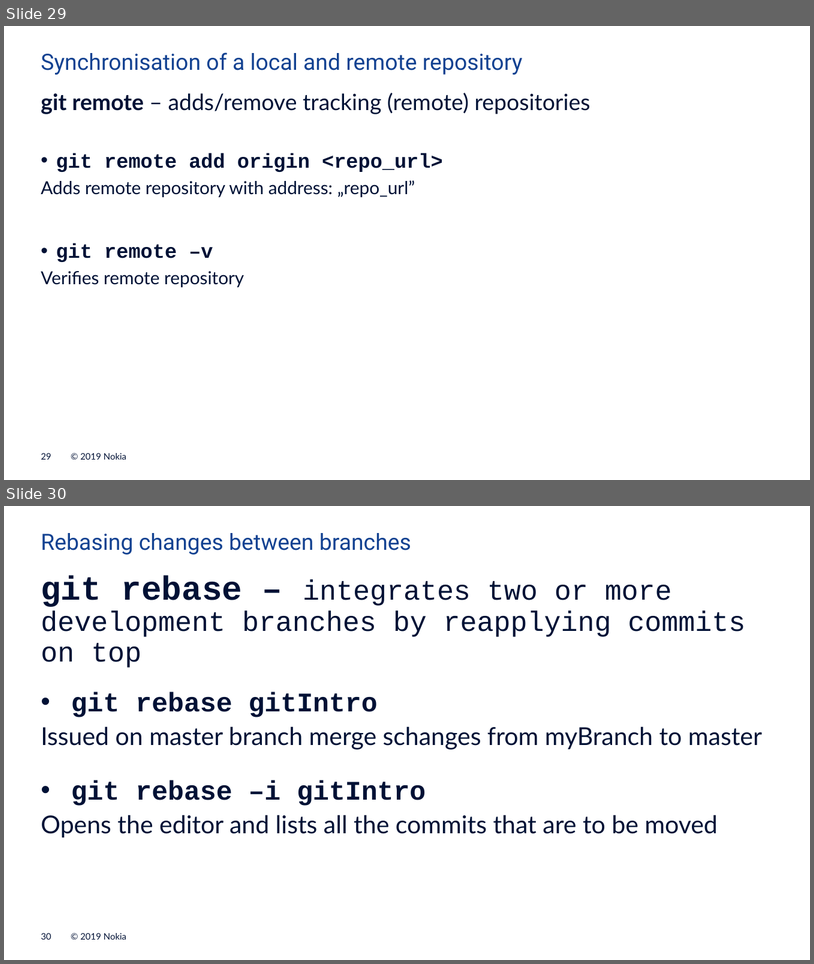
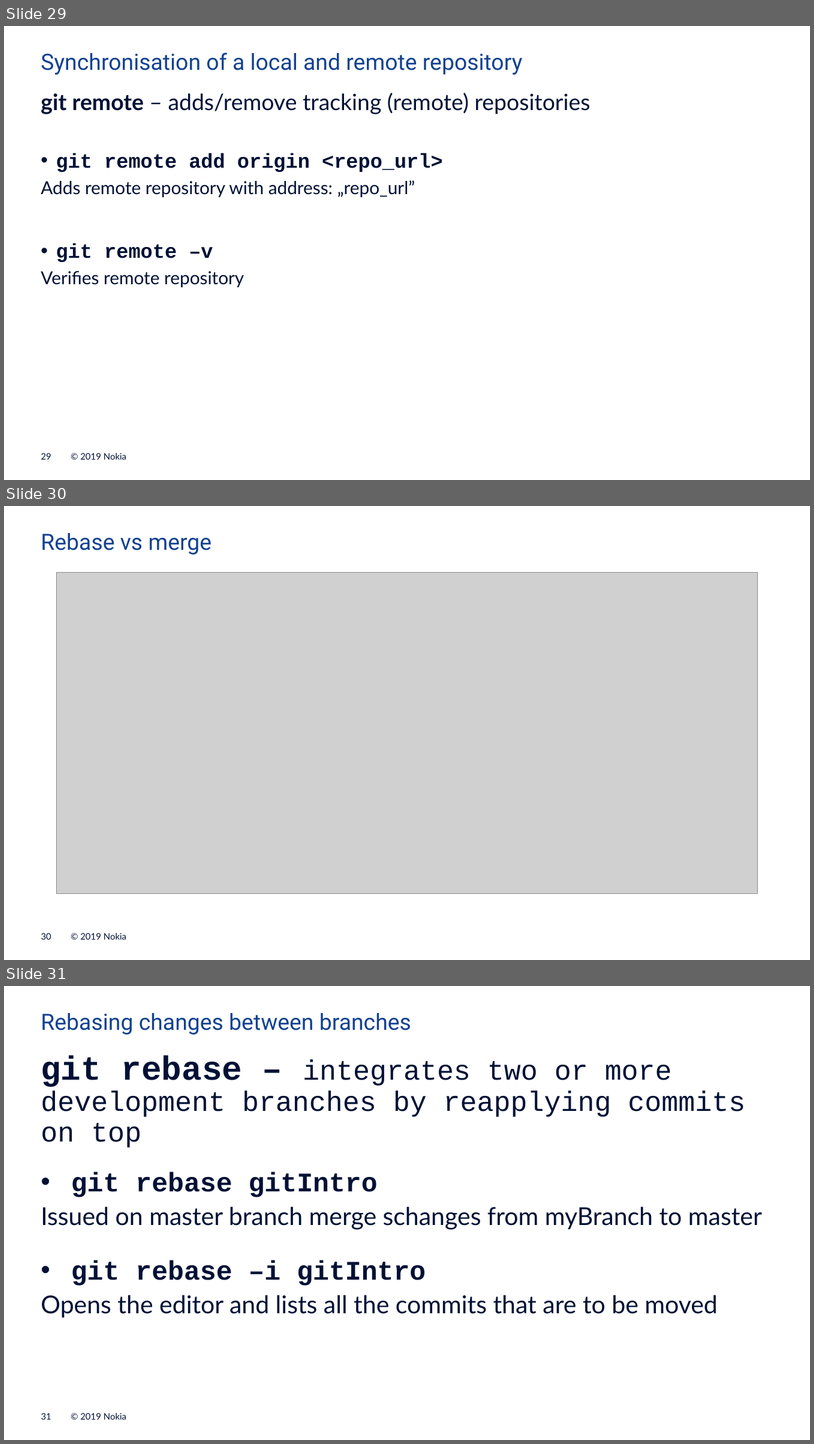
Before and after one commit to zygmuntdzwigon/NOKIA-PK, a slide deck: Doc/Lectures/Git Introduction.pptx. Shown one above the other, each under a label of ours: slides 29 and 30 before the commit, slides 29, 30 and 31 after it. The pictures are 814x964 and 814x1444 pixels, drawn with LibreOffice and Linux fonts; fonts in the diff are those of the drawing; grey boxes stand for pictures. Boxes give left, top, right and bottom in pixels: in the first picture for what was removed or moved away, otherwise in the second. Text is boxed around its words. In the diff, an @@ line names an element or a change of style, - is before the commit and + after.

```diff
--- a/Doc/Lectures/Git Introduction.pptx
+++ b/Doc/Lectures/Git Introduction.pptx
@@ slide 30 added at box(4, 506, 810, 960), background #FFFFFF; not listed: 2 template elements that a slide beside it also shows @@
@@ text added at box(41, 533, 212, 555), 20 pt, text #124191 @@
+Rebase vs merge
@@ picture added at box(56, 572, 758, 893) @@
@@ what was slide 30 is now slide 31 @@
@@ page number at box(41, 1413, 51, 1419): text changed @@
-30
+31
```
Also in this commit, not shown: 1 slide changed, 1 other file.
